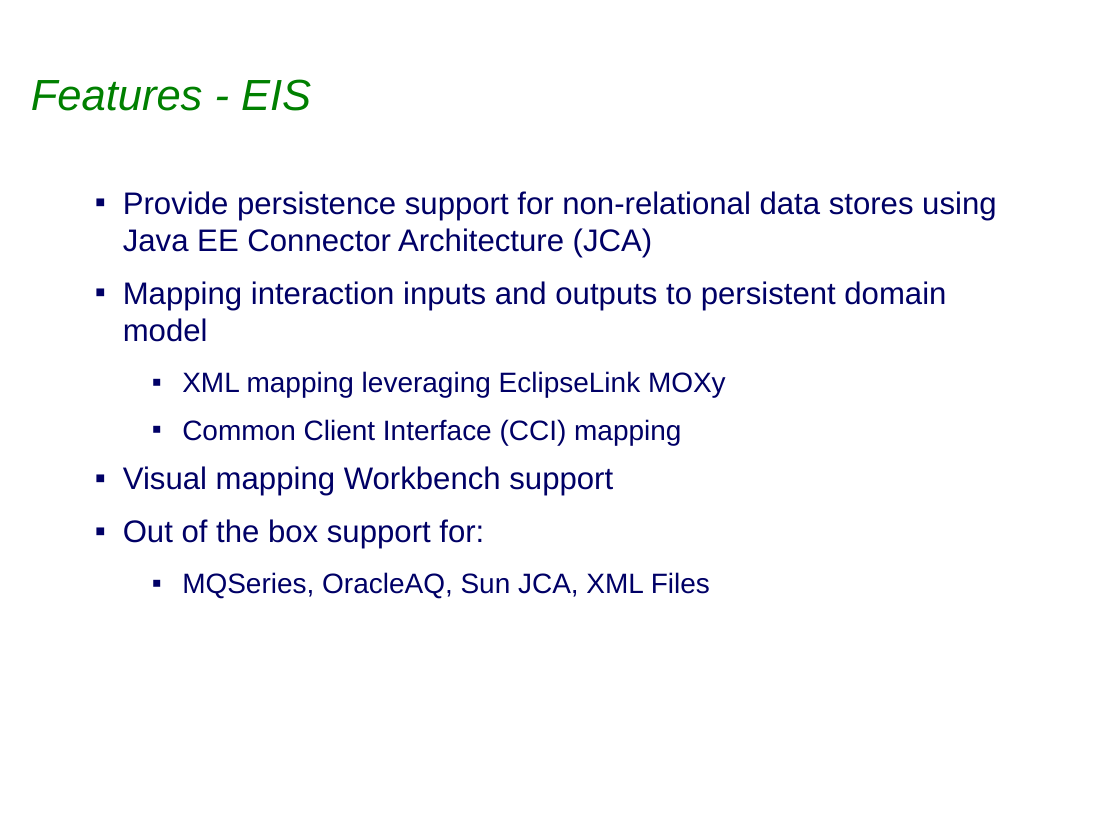
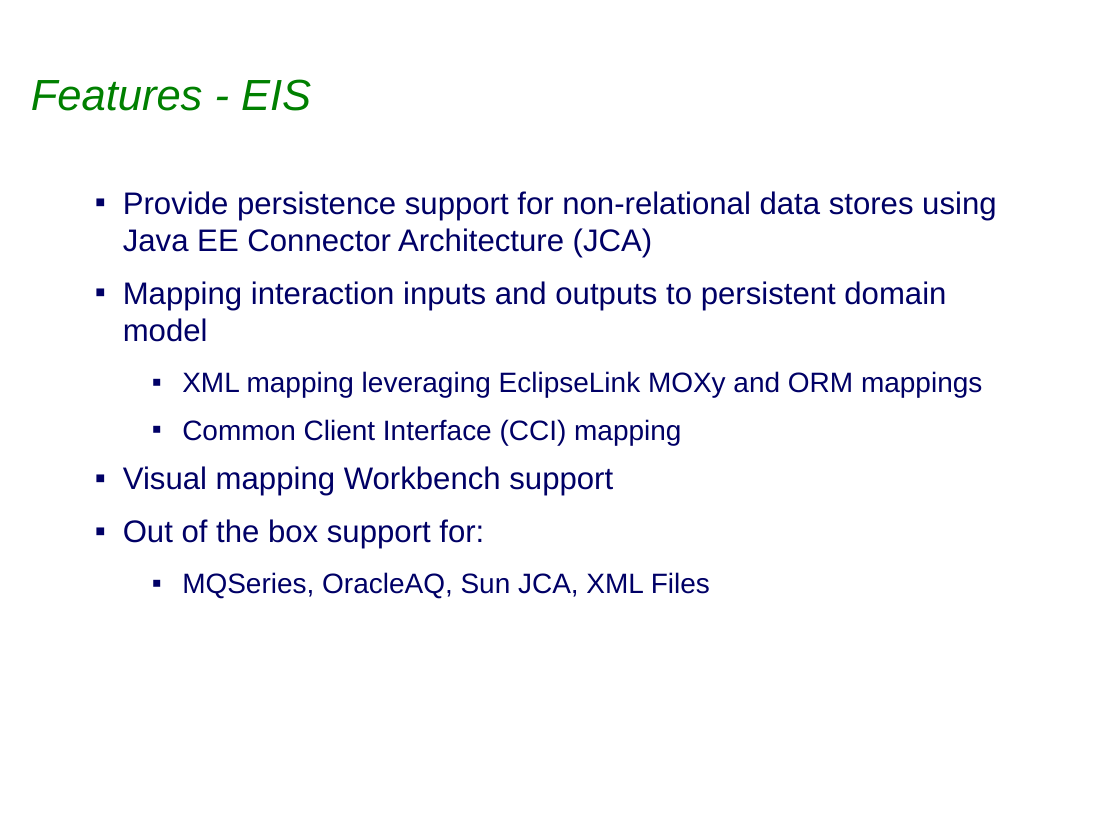
Before and after one commit to bfg-repo-cleaner-demos/eclipselink.runtime-bfg-strip-big-blobs, a slide deck: slide 15 of project-admin/Graduation_Release_Review.ppt. Drawn at 1120x840 pixels with LibreOffice and Linux fonts; fonts in the diff are those of the drawing; background and template pictures are left out. Boxes give left, top, right and bottom in pixels: in the first picture for what was removed or moved away, otherwise in the second. Text is boxed around its words. In the diff, an @@ line names an element or a change of style, - is before the commit and + after.

```diff
--- a/project-admin/Graduation_Release_Review.ppt
+++ b/project-admin/Graduation_Release_Review.ppt
@@ text at box(182, 371, 982, 397): text changed @@
-  ▪ XML mapping leveraging EclipseLink MOXy
+  ▪ XML mapping leveraging EclipseLink MOXy and ORM mappings
```
Also in this commit, not shown: 4 other slides changed.
